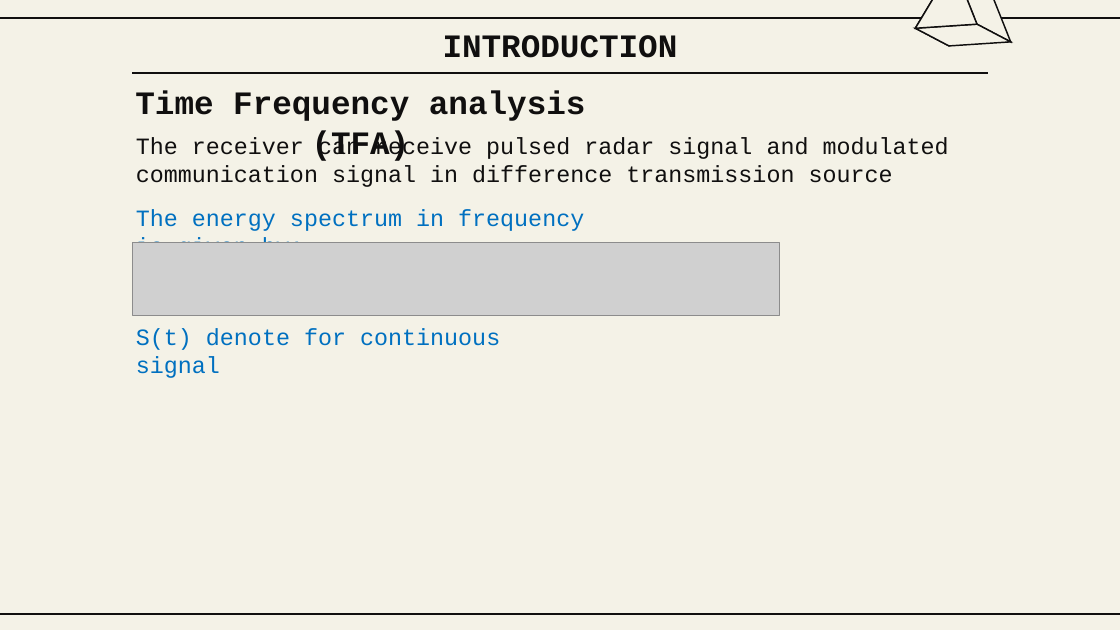
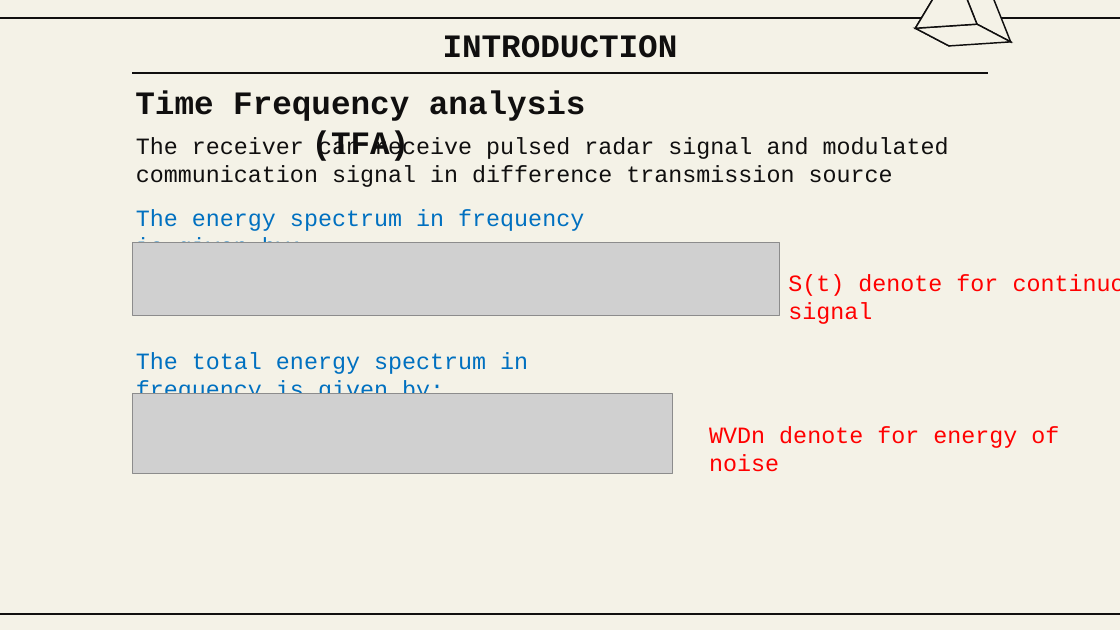
Before and after one commit to Winxkin/hcmute_master, a slide deck: slide 8 of semeter1/DSP/Final_HND.PPTX. Drawn at 1120x630 pixels with LibreOffice and Linux fonts; fonts in the diff are those of the drawing; grey boxes stand for pictures; background and template pictures are left out. Boxes give left, top, right and bottom in pixels: in the first picture for what was removed or moved away, otherwise in the second. Text is boxed around its words. In the diff, an @@ line names an element or a change of style, - is before the commit and + after.

Commit message:
final presentation

```diff
--- a/semeter1/DSP/Final_HND.PPTX
+++ b/semeter1/DSP/Final_HND.PPTX
@@ text "S(t) denote for continuous signal": place and size @@
-text "S(t) denote for continuous signal" at <box>136,328,500,378</box>
+text "S(t) denote for continuous signal" at <box>788,274,998,324</box>
@@ text "S(t) denote for continuous signal" at <box>788,274,998,324</box>: text colour #0070C0 to #FF0000 @@
@@ text added at <box>136,352,528,394</box>, 20 pt, text #0070C0 @@
+The total energy spectrum in frequency is given by:
@@ picture added at <box>132,394,672,474</box> @@
@@ text added at <box>709,426,1059,472</box>, 20 pt, text #FF0000 @@
+WVDn denote for energy of noise
```
Also in this commit, not shown: 1 other slide changed, 17 slides added, 2 other files.
